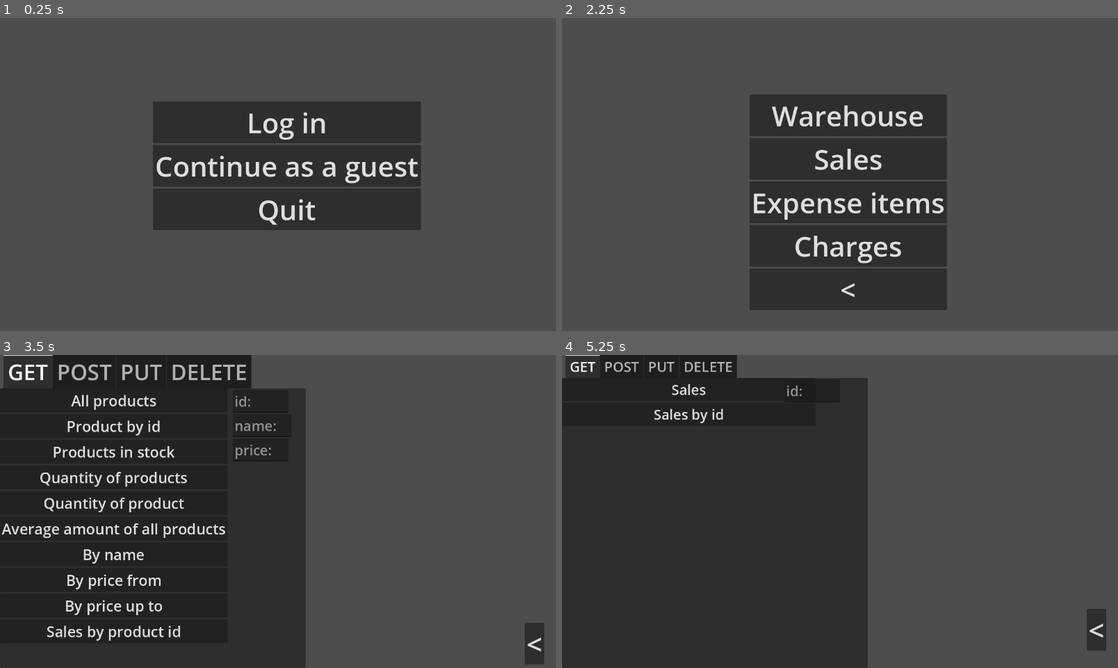
Above: before the commit, frames 1-4 (two rows, left to right).
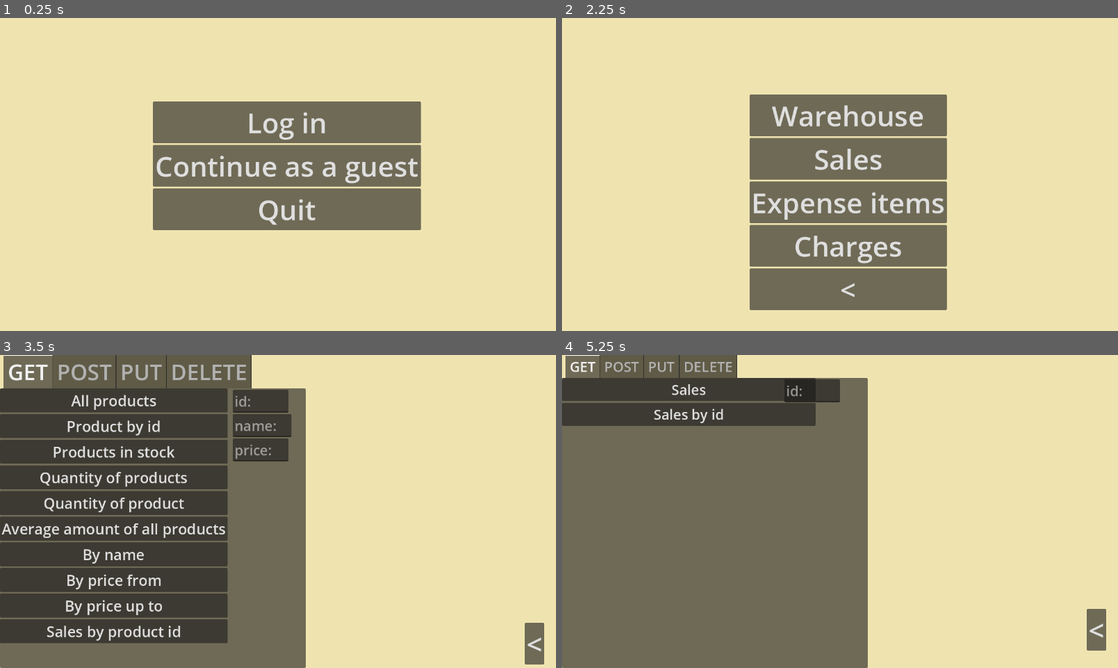
Above: after the commit, the same moments.

Repository: 0riginaln0/GuitarcollectorsClient
Game: Godot game, scene res://Scenes/StartWindow/StartWindow.tscn
Same seed, same stepped clock (60 frames per second), same inputs: the game is played once before the commit and once after it.
Inputs (mouse positions are in pixels of both pictures, inside the frame that each line leads up to):
- Up to frame 1 (0.25 s): no input
- Up to frame 2 (2.25 s): click "Log in" at 0.5 s; click "<" at 1.25 s; click "Continue as a guest" at 2 s
- Up to frame 3 (3.5 s): click "Warehouse" at 2.75 s
- Up to frame 4 (5.25 s): click (823, 401) at 3.52 s; type "12" at 3.6 s; click (823, 426) at 3.75 s; type "Alex" at 3.83 s; click (823, 448) at 3.98 s; type "12" at 4.07 s; click "<" at 4.25 s; click "Sales" at 5 s

The runs differ from the first frame. In frame 1, 99% of the frame differs, in the area x 0-100%, y 0-100%; in frame 2, 98%; in frame 3, 95%; in frame 4, 99%.

Commit message:
visuals

Diff:
--- a/Scenes/AuthenticationWindow/AuthenticationWindow.gd
+++ b/Scenes/AuthenticationWindow/AuthenticationWindow.gd
@@ -30,6 +30,5 @@
 	# Переходим на сцену выбора категорий (Склад, Продажи, Расходы, Статьи расходов)
 	get_tree().change_scene_to_file("res://Scenes/RequestsWindow/ChooseCategory.tscn")
 
-
 func _on_back_button_up() -> void:
 	get_tree().change_scene_to_file("res://Scenes/StartWindow/StartWindow.tscn")
--- a/Scenes/AuthenticationWindow/AuthenticationWindow.tscn
+++ b/Scenes/AuthenticationWindow/AuthenticationWindow.tscn
@@ -1,7 +1,8 @@
-[gd_scene load_steps=4 format=3 uid="uid://cktcp0tn57fmv"]
+[gd_scene load_steps=5 format=3 uid="uid://cktcp0tn57fmv"]
 
 [ext_resource type="Script" path="res://Scenes/AuthenticationWindow/AuthenticationWindow.gd" id="1_vr4io"]
 [ext_resource type="Theme" uid="uid://c4thhsansla1v" path="res://Scenes/AuthenticationWindow/custom_theme.tres" id="2_4hyj4"]
+[ext_resource type="PackedScene" uid="uid://bbg7ekkyl0jg8" path="res://src/texture_rect.tscn" id="2_lsp8u"]
 [ext_resource type="Script" path="res://Scenes/AuthenticationWindow/EmailFocus.gd" id="3_sqle3"]
 
 [node name="AuthenticationWindow" type="Control"]
@@ -12,6 +13,9 @@
 grow_horizontal = 2
 grow_vertical = 2
 script = ExtResource("1_vr4io")
+
+[node name="TextureRect" parent="." instance=ExtResource("2_lsp8u")]
+layout_mode = 0
 
 [node name="MarginContainer" type="MarginContainer" parent="."]
 layout_mode = 2
--- a/Scenes/RequestsWindow/Categories/ExpenseItems.tscn
+++ b/Scenes/RequestsWindow/Categories/ExpenseItems.tscn
@@ -1,7 +1,8 @@
-[gd_scene load_steps=3 format=3 uid="uid://cbbvoqvcdnw2h"]
+[gd_scene load_steps=4 format=3 uid="uid://cbbvoqvcdnw2h"]
 
 [ext_resource type="Script" path="res://Scenes/RequestsWindow/Categories/ExpenseItems.gd" id="1_5epfy"]
 [ext_resource type="Script" path="res://Scenes/RequestsWindow/RequestPerformer.gd" id="2_g2fba"]
+[ext_resource type="PackedScene" uid="uid://bbg7ekkyl0jg8" path="res://src/texture_rect.tscn" id="2_kc4dr"]
 
 [node name="ExpenseItems" type="Control"]
 layout_mode = 3
@@ -11,6 +12,9 @@
 grow_horizontal = 2
 grow_vertical = 2
 script = ExtResource("1_5epfy")
+
+[node name="TextureRect" parent="." instance=ExtResource("2_kc4dr")]
+layout_mode = 0
 
 [node name="TabContainer" type="TabContainer" parent="."]
 layout_mode = 0
@@ -151,9 +155,13 @@
 offset_left = 640.0
 offset_right = 1280.0
 offset_bottom = 720.0
+focus_mode = 2
+theme_override_colors/default_color = Color(0, 0, 0, 1)
+theme_override_colors/selection_color = Color(0, 0, 0, 0.0784314)
 theme_override_font_sizes/normal_font_size = 16
 text = "text"
 scroll_following = true
+selection_enabled = true
 
 [node name="Back" type="Button" parent="."]
 layout_mode = 0
--- a/Scenes/RequestsWindow/Categories/Sales.tscn
+++ b/Scenes/RequestsWindow/Categories/Sales.tscn
@@ -1,7 +1,8 @@
-[gd_scene load_steps=3 format=3 uid="uid://cvh4hqnyodxci"]
+[gd_scene load_steps=4 format=3 uid="uid://cvh4hqnyodxci"]
 
 [ext_resource type="Script" path="res://Scenes/RequestsWindow/Categories/Sales.gd" id="1_k3b6h"]
 [ext_resource type="PackedScene" uid="uid://dbt8fjrt4x517" path="res://Scenes/RequestsWindow/RequestPerformer.tscn" id="2_q3s0j"]
+[ext_resource type="PackedScene" uid="uid://bbg7ekkyl0jg8" path="res://src/texture_rect.tscn" id="2_ug2x1"]
 
 [node name="Sales" type="Control"]
 layout_mode = 3
@@ -12,6 +13,9 @@
 grow_vertical = 2
 script = ExtResource("1_k3b6h")
 
+[node name="TextureRect" parent="." instance=ExtResource("2_ug2x1")]
+layout_mode = 0
+
 [node name="TabContainer" type="TabContainer" parent="."]
 layout_mode = 0
 offset_right = 704.0
@@ -19,7 +23,6 @@
 theme_override_font_sizes/font_size = 32
 
 [node name="GET" type="TabBar" parent="TabContainer"]
-visible = false
 layout_mode = 2
 theme_override_font_sizes/font_size = 32
 
@@ -115,6 +118,7 @@
 expand_to_text_length = true
 
 [node name="PUT" type="TabBar" parent="TabContainer"]
+visible = false
 layout_mode = 2
 theme_override_font_sizes/font_size = 32
 
@@ -229,6 +233,10 @@
 offset_left = 704.0
 offset_right = 1280.0
 offset_bottom = 720.0
+focus_mode = 2
+theme_override_colors/default_color = Color(0, 0, 0, 1)
+theme_override_colors/selection_color = Color(0, 0, 0, 0.0784314)
+selection_enabled = true
 
 [node name="Button" type="Button" parent="."]
 layout_mode = 0
--- a/Scenes/RequestsWindow/Categories/Warehouse.tscn
+++ b/Scenes/RequestsWindow/Categories/Warehouse.tscn
@@ -1,7 +1,8 @@
-[gd_scene load_steps=3 format=3 uid="uid://dwbdyededoeqs"]
+[gd_scene load_steps=4 format=3 uid="uid://dwbdyededoeqs"]
 
 [ext_resource type="PackedScene" uid="uid://dbt8fjrt4x517" path="res://Scenes/RequestsWindow/RequestPerformer.tscn" id="1_4a2ix"]
 [ext_resource type="Script" path="res://Scenes/RequestsWindow/Categories/Warehouse.gd" id="1_sne6t"]
+[ext_resource type="PackedScene" uid="uid://bbg7ekkyl0jg8" path="res://src/texture_rect.tscn" id="2_8vdql"]
 
 [node name="Warehouse" type="Control"]
 layout_mode = 3
@@ -12,6 +13,9 @@
 grow_vertical = 2
 script = ExtResource("1_sne6t")
 
+[node name="TextureRect" parent="." instance=ExtResource("2_8vdql")]
+layout_mode = 0
+
 [node name="TabContainer" type="TabContainer" parent="."]
 layout_mode = 0
 offset_right = 704.0
@@ -263,6 +267,10 @@
 offset_left = 704.0
 offset_right = 1280.0
 offset_bottom = 720.0
+focus_mode = 2
+theme_override_colors/default_color = Color(0, 0, 0, 1)
+theme_override_colors/selection_color = Color(0, 0, 0, 0.0784314)
+selection_enabled = true
 
 [node name="Back" type="Button" parent="."]
 layout_mode = 0
--- a/Scenes/RequestsWindow/Categories/charges.tscn
+++ b/Scenes/RequestsWindow/Categories/charges.tscn
@@ -1,7 +1,8 @@
-[gd_scene load_steps=3 format=3 uid="uid://db0shidkbst7d"]
+[gd_scene load_steps=4 format=3 uid="uid://db0shidkbst7d"]
 
 [ext_resource type="Script" path="res://Scenes/RequestsWindow/Categories/charges.gd" id="1_3pwwg"]
 [ext_resource type="PackedScene" uid="uid://dbt8fjrt4x517" path="res://Scenes/RequestsWindow/RequestPerformer.tscn" id="1_w3sfo"]
+[ext_resource type="PackedScene" uid="uid://bbg7ekkyl0jg8" path="res://src/texture_rect.tscn" id="2_w62rh"]
 
 [node name="Charges" type="Control"]
 layout_mode = 3
@@ -10,6 +11,9 @@
 offset_bottom = 40.0
 script = ExtResource("1_3pwwg")
 
+[node name="TextureRect" parent="." instance=ExtResource("2_w62rh")]
+layout_mode = 0
+
 [node name="TabContainer" type="TabContainer" parent="."]
 layout_mode = 0
 offset_right = 704.0
@@ -172,8 +176,12 @@
 offset_left = 704.0
 offset_right = 1280.0
 offset_bottom = 720.0
+focus_mode = 2
+theme_override_colors/default_color = Color(0, 0, 0, 1)
+theme_override_colors/selection_color = Color(0, 0, 0, 0.0784314)
 theme_override_font_sizes/normal_font_size = 16
 scroll_following = true
+selection_enabled = true
 
 [node name="Back" type="Button" parent="."]
 layout_mode = 0
--- a/Scenes/RequestsWindow/ChooseCategory.tscn
+++ b/Scenes/RequestsWindow/ChooseCategory.tscn
@@ -1,6 +1,7 @@
-[gd_scene load_steps=2 format=3 uid="uid://dejcmoams245u"]
+[gd_scene load_steps=3 format=3 uid="uid://dejcmoams245u"]
 
 [ext_resource type="Script" path="res://Scenes/RequestsWindow/ChooseCategory.gd" id="1_osbf8"]
+[ext_resource type="PackedScene" uid="uid://bbg7ekkyl0jg8" path="res://src/texture_rect.tscn" id="2_yjq7w"]
 
 [node name="ChooseCategory" type="Control"]
 layout_mode = 3
@@ -10,6 +11,9 @@
 grow_horizontal = 2
 grow_vertical = 2
 script = ExtResource("1_osbf8")
+
+[node name="TextureRect" parent="." instance=ExtResource("2_yjq7w")]
+layout_mode = 0
 
 [node name="MarginContainer" type="MarginContainer" parent="."]
 layout_mode = 0
--- a/Scenes/StartWindow/StartWindow.tscn
+++ b/Scenes/StartWindow/StartWindow.tscn
@@ -1,6 +1,7 @@
-[gd_scene load_steps=2 format=3 uid="uid://dshac3vihwpl1"]
+[gd_scene load_steps=3 format=3 uid="uid://dshac3vihwpl1"]
 
 [ext_resource type="Script" path="res://Scenes/StartWindow/StartWindow.gd" id="1_on17j"]
+[ext_resource type="PackedScene" uid="uid://bbg7ekkyl0jg8" path="res://src/texture_rect.tscn" id="2_80iuq"]
 
 [node name="StartWindow" type="Control"]
 layout_mode = 3
@@ -10,6 +11,9 @@
 grow_horizontal = 2
 grow_vertical = 2
 script = ExtResource("1_on17j")
+
+[node name="TextureRect" parent="." instance=ExtResource("2_80iuq")]
+layout_mode = 0
 
 [node name="MarginContainer" type="MarginContainer" parent="."]
 layout_mode = 0
--- /dev/null
+++ b/src/texture_rect.tscn
@@ -0,0 +1,8 @@
+[gd_scene load_steps=2 format=3 uid="uid://bbg7ekkyl0jg8"]
+
+[ext_resource type="Texture2D" uid="uid://dogir4tel74ef" path="res://src/не чёрный фон.png" id="1_muv8c"]
+
+[node name="TextureRect" type="TextureRect"]
+offset_right = 1280.0
+offset_bottom = 720.0
+texture = ExtResource("1_muv8c")
Binary file added: src/не чёрный фон.png
Not shown, added: src/не чёрный фон.png.import
